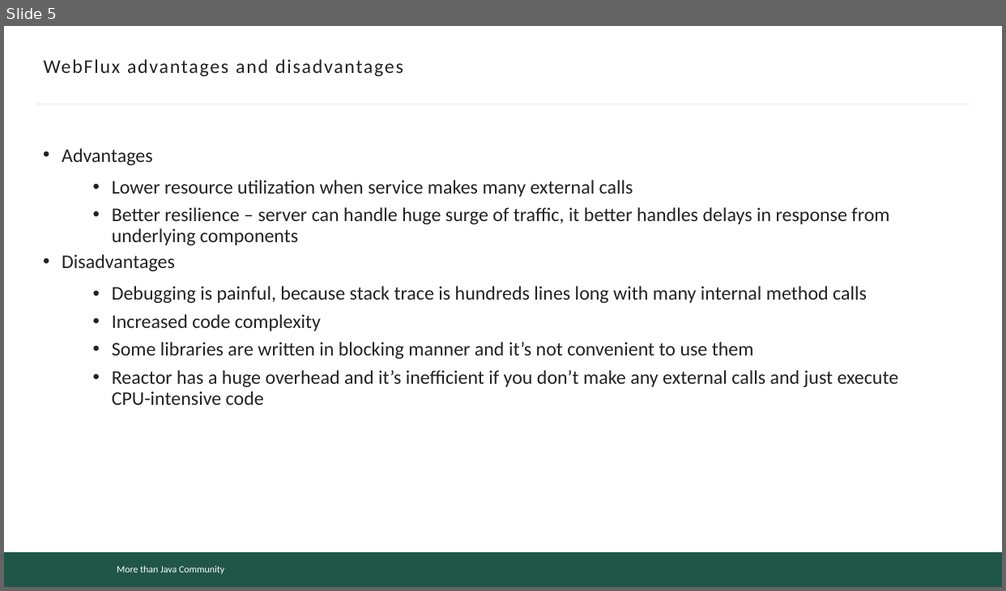
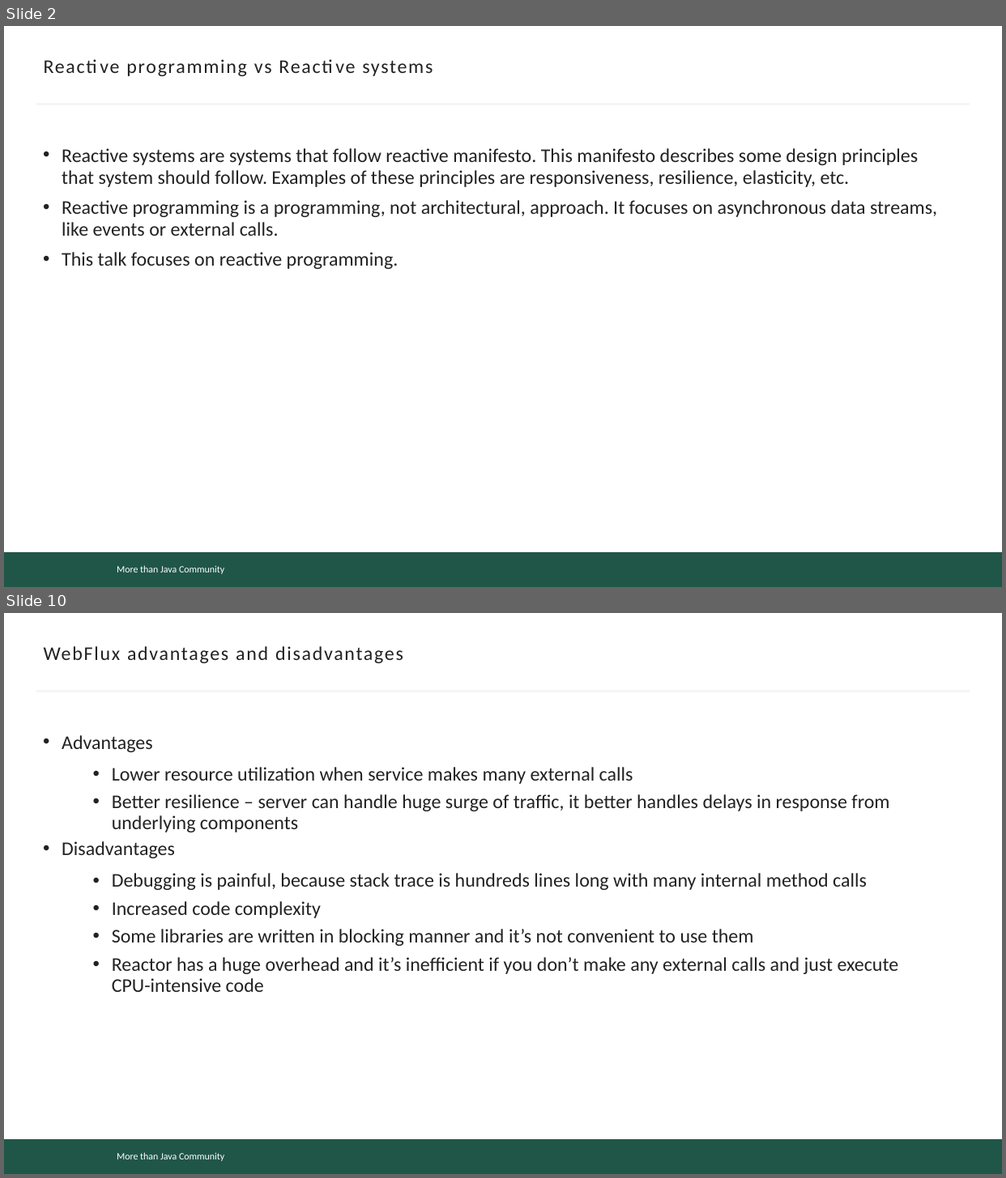
Before and after one commit to mjc-school/mentors-handsbook, a slide deck: light-talks/reactive/reactive.pptx. Shown one above the other, each under a label of ours: slide 5 before the commit, slides 2 and 10 after it; the slides between them are not shown. The pictures are 1006x591 and 1006x1178 pixels, drawn with LibreOffice and Linux fonts; fonts in the diff are those of the drawing; background and template pictures are left out. Boxes give left, top, right and bottom in pixels: in the first picture for what was removed or moved away, otherwise in the second. Text is boxed around its words. In the diff, an @@ line names an element or a change of style, - is before the commit and + after.

```diff
--- a/light-talks/reactive/reactive.pptx
+++ b/light-talks/reactive/reactive.pptx
@@ slide 2 added at [4,26,1002,587], background #FFFFFF; not listed: 3 template elements that a slide beside it also shows @@
@@ title added at [126,59,432,76], 14 pt, text #222222 @@
+Reactive programming vs Reactive systems
@@ text added at [62,148,937,269], 14 pt, text #222222 @@
+• Reactive systems are systems that follow reactive manifesto. This manifesto describes some design principles that system should follow. Examples of these principles are responsiveness, resilience, elasticity, etc.
+• Reactive programming is a programming, not architectural, approach. It focuses on asynchronous data streams, like events or external calls.
+• This talk focuses on reactive programming.
@@ what was slide 5 is now slide 10 @@
```
Also in this commit, not shown: 3 slides changed, 5 other slides added, 1 slide removed.
